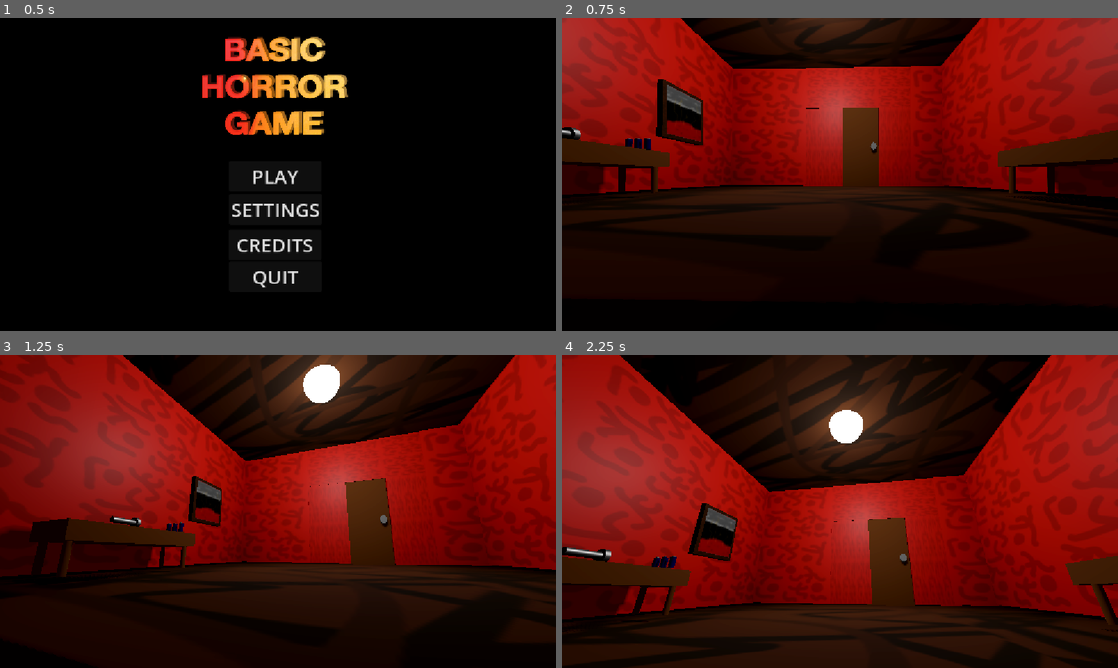
Above: before the commit, frames 1-4 (two rows, left to right).
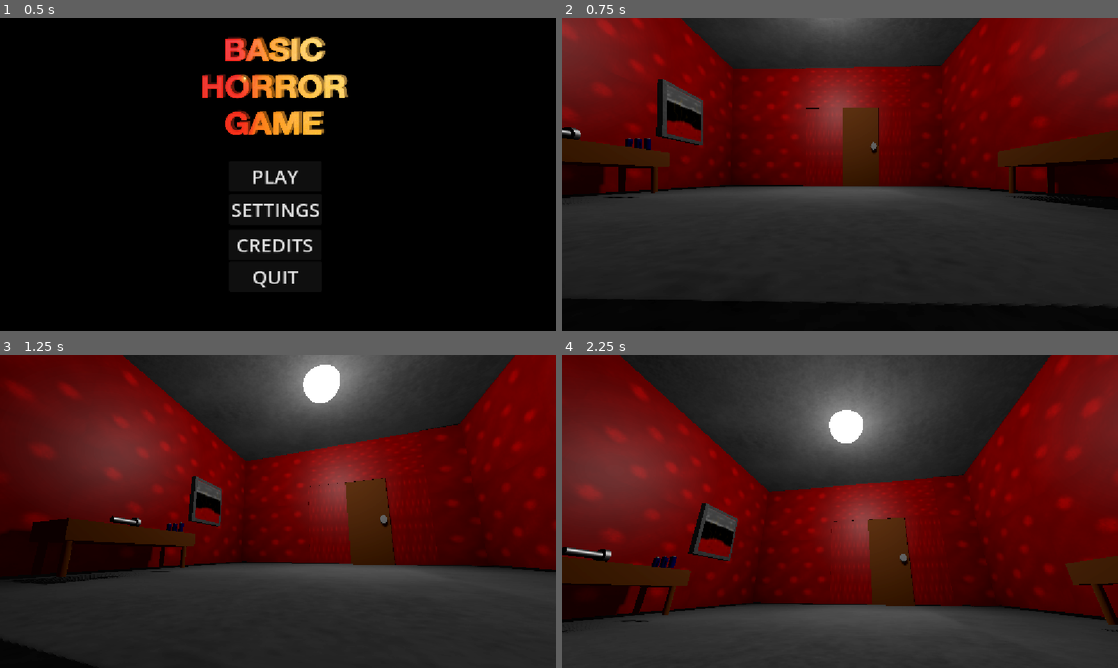
Above: after the commit, the same moments.

Repository: christiannoll/Basic3DGame
Game: Godot game, scene res://Scenes/main_menu.tscn
The game is run twice, just before and just after one commit, with the same random seed, the same clock (stepped at 60 frames per second) and the same inputs. The engine's default icon, where the game draws it, is replaced by a stand-in: a white triangle on a blue panel in a dark square.
Inputs (mouse positions are in pixels of both pictures, inside the frame that each line leads up to):
- Up to frame 1 (0.5 s): no input
- Up to frame 2 (0.75 s): click "PLAY" at 0.5 s
- Up to frame 3 (1.25 s): no input
- Up to frame 4 (2.25 s): move the mouse to (867, 511) at 1.27 s; hold W (forward) from 1.28 s (still down); tap F (flashlight) at 1.35 s; tap Space (jump) at 1.52 s; move the mouse to (812, 511) at 2.02 s; tap E (interact) at 2.1 s

Frame 1 is identical in both runs. In frame 2, 79% of the frame differs, in the area x 0-100%, y 0-93%; in frame 3, 87%; in frame 4, 88%, in the area x 0-100%, y 0-100%.

Commit message:
Create new wall and floor texture

Diff:
--- a/Materials/floor.tres
+++ b/Materials/floor.tres
@@ -1,8 +1,7 @@
-[gd_resource type="StandardMaterial3D" load_steps=2 format=3 uid="uid://dxvaw0qc8u2rd"]
+[gd_resource type="StandardMaterial3D" format=3 uid="uid://dxvaw0qc8u2rd"]
 
-[ext_resource type="Texture2D" uid="uid://ba7amwj7xp68y" path="res://Texturtes/floor_texture.png" id="1_hayvq"]
+[ext_resource type="Texture2D" uid="uid://cypy1at3arknb" path="res://Texturtes/concrete_floor.png" id="1_hayvq"]
 
 [resource]
-albedo_color = Color(0.3254902, 0.19607843, 0.08235294, 1)
 albedo_texture = ExtResource("1_hayvq")
 uv1_scale = Vector3(5.5, 6.46, 1)
--- a/Materials/wall.tres
+++ b/Materials/wall.tres
@@ -1,6 +1,6 @@
-[gd_resource type="StandardMaterial3D" load_steps=2 format=3 uid="uid://bnxvyht4twwum"]
+[gd_resource type="StandardMaterial3D" format=3 uid="uid://bnxvyht4twwum"]
 
-[ext_resource type="Texture2D" uid="uid://bkcyxr0m3i1ui" path="res://Texturtes/wall_texture.png" id="1_lcv6a"]
+[ext_resource type="Texture2D" uid="uid://bwdogwwfsk8wv" path="res://Texturtes/fancy_wall.png" id="1_lcv6a"]
 
 [resource]
 albedo_color = Color(0.8803258, 0.18677148, 0.113393, 1)
--- a/Materials/wall2.tres
+++ b/Materials/wall2.tres
@@ -1,9 +1,9 @@
-[gd_resource type="StandardMaterial3D" load_steps=2 format=3 uid="uid://b08vp6u07xqro"]
+[gd_resource type="StandardMaterial3D" format=3 uid="uid://b08vp6u07xqro"]
 
-[ext_resource type="Texture2D" uid="uid://bkcyxr0m3i1ui" path="res://Texturtes/wall_texture.png" id="1_hh8ak"]
+[ext_resource type="Texture2D" uid="uid://bwdogwwfsk8wv" path="res://Texturtes/fancy_wall.png" id="1_hh8ak"]
 
 [resource]
 albedo_color = Color(0.8803258, 0.18677148, 0.113393, 1)
 albedo_texture = ExtResource("1_hh8ak")
 roughness = 0.5
-uv1_scale = Vector3(29, 4, 1)
+uv1_scale = Vector3(39, 4, 1)
Binary file added: Texturtes/concrete_floor.png
Not shown, added: Texturtes/concrete_floor.png.import
Binary file added: Texturtes/fancy_wall.png
Not shown, added: Texturtes/fancy_wall.png.import
